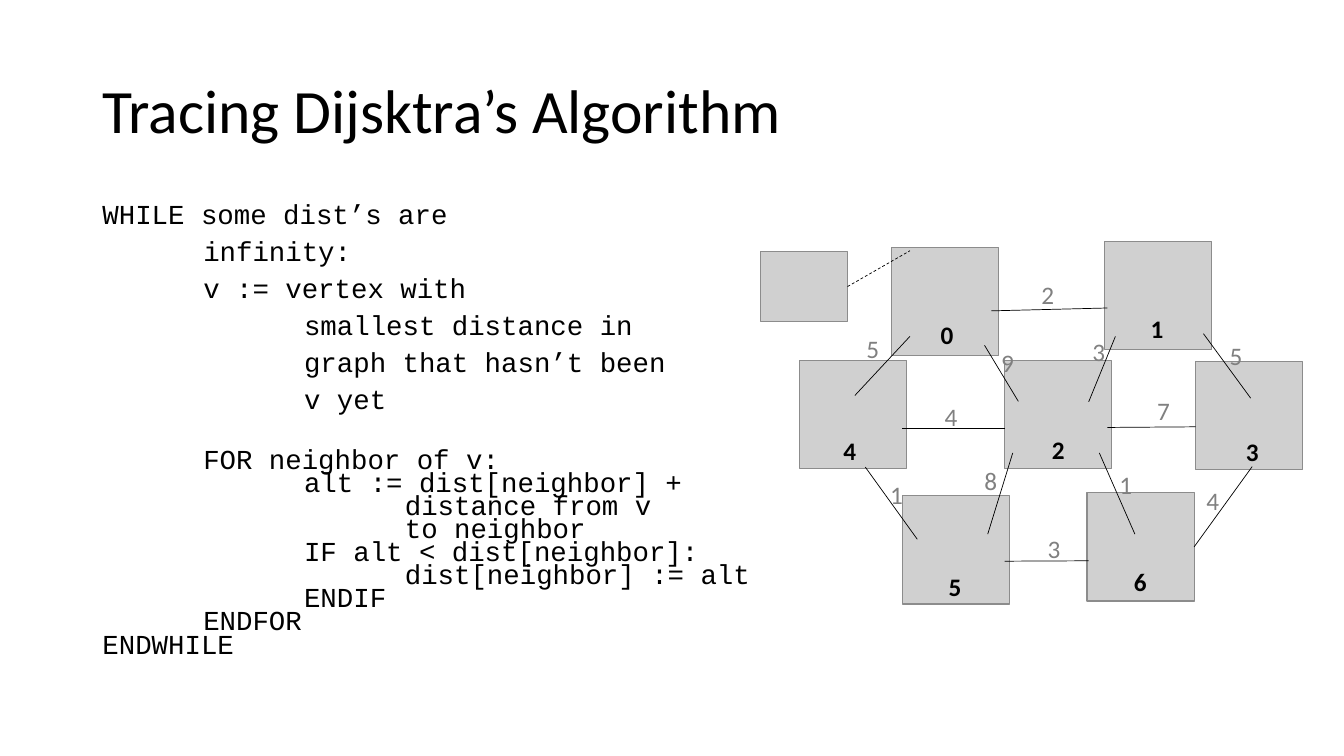
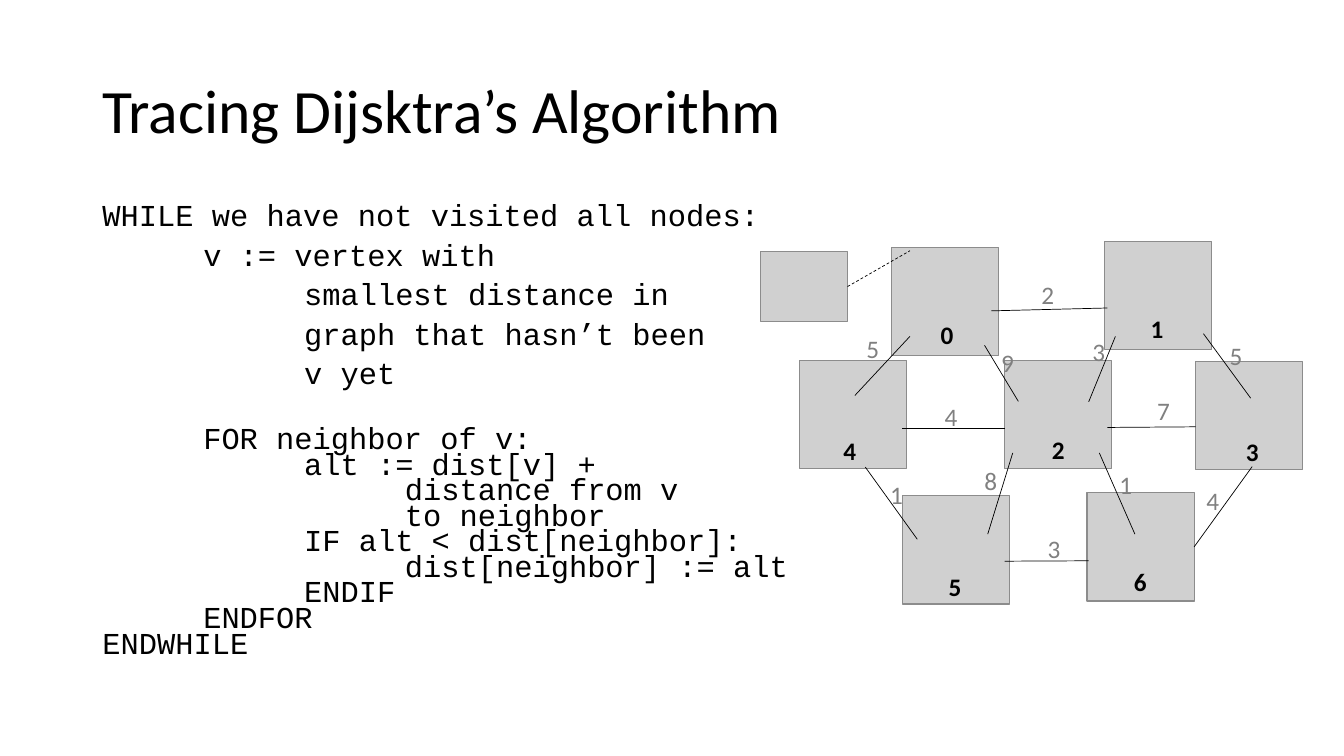
Before and after one commit to amora479/website, a slide deck: slide 6 of content/bju/cps105/lectures/ppt-downloads/lec12.pptx. Drawn at 1344x756 pixels with LibreOffice and Linux fonts; fonts in the diff are those of the drawing; grey boxes stand for pictures. Boxes give left, top, right and bottom in pixels: in the first picture for what was removed or moved away, otherwise in the second. Text is boxed around its words. In the diff, an @@ line names an element or a change of style, - is before the commit and + after.

```diff
--- a/content/bju/cps105/lectures/ppt-downloads/lec12.pptx
+++ b/content/bju/cps105/lectures/ppt-downloads/lec12.pptx
@@ text at <box>102,204,759,227</box>: text changed; size 19.6 to 21.7 pt @@
-WHILE some dist’s are
-infinity:
+WHILE we have not visited all nodes:
@@ text at <box>203,244,705,391</box>: size 19.6 to 21.7 pt in "v := vertex with", "smallest distance in", "graph that hasn’t been", "v yet" @@
@@ text at <box>102,428,788,654</box>: text changed; size 19.6 to 21.7 pt @@
-FOR neighbor of v:
-alt := dist[neighbor] +
-distance from v
-to neighbor
-IF alt < dist[neighbor]:
-dist[neighbor] := alt
-ENDIF
-ENDFOR
-ENDWHILE
+FOR neighbor of v:
+alt := dist[v] +
+distance from v
+to neighbor
+IF alt < dist[neighbor]:
+dist[neighbor] := alt
+ENDIF
+ENDFOR
+ENDWHILE
```
Also in this commit, not shown: 2 other slides changed, 1 other file.
